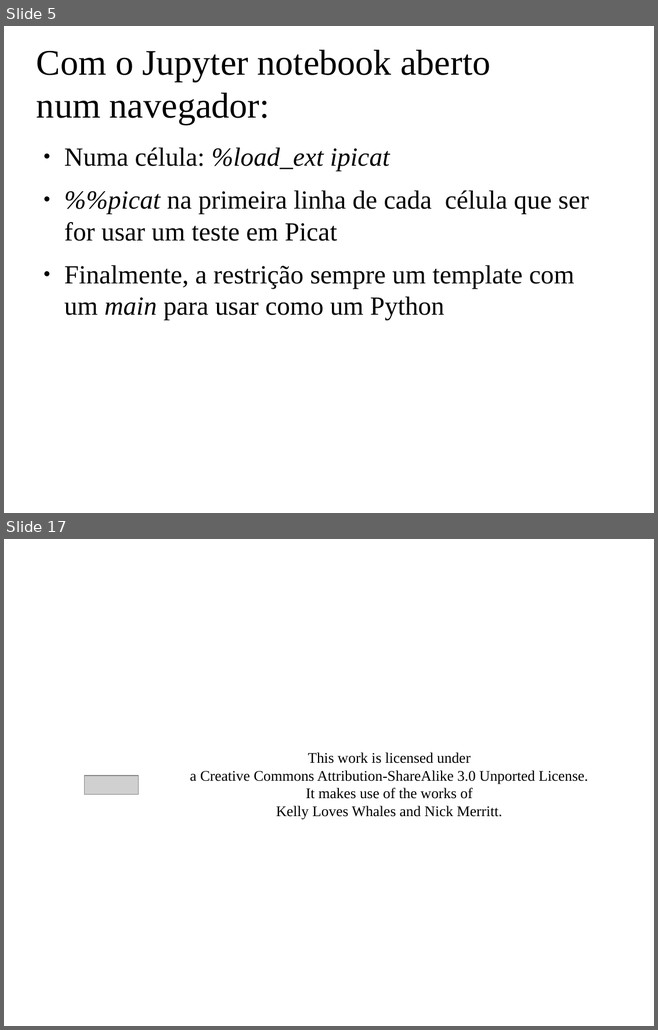
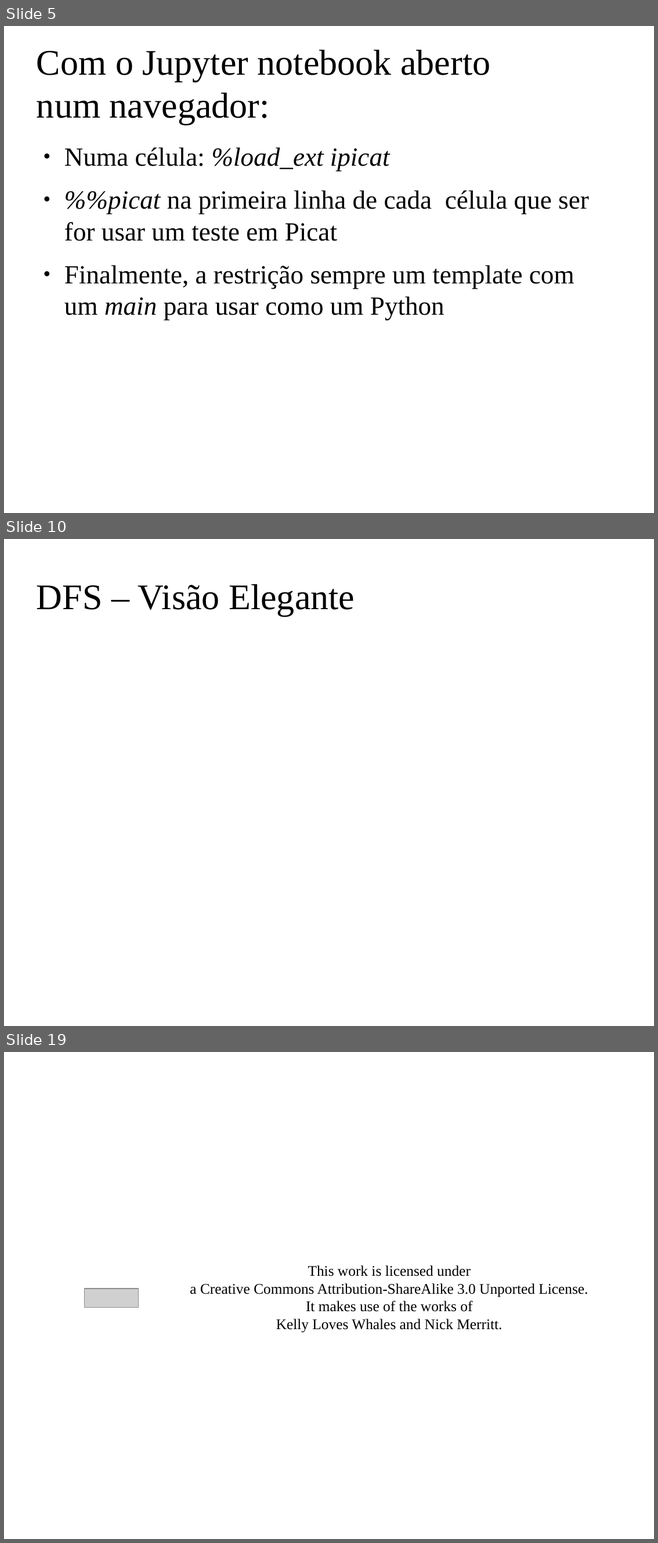
Before and after one commit to claudiosa/CCS, a slide deck: picat/YOUTUBE_dfs_jupyter_picat/slides_picat_jupyter_dfs.odp. Shown one above the other, each under a label of ours: slides 5 and 17 before the commit, slides 5, 10 and 19 after it; the slides between them are not shown. The pictures are 658x1030 and 658x1543 pixels, drawn with LibreOffice and Linux fonts; fonts in the diff are those of the drawing; grey boxes stand for pictures; background and template pictures are left out. Boxes give left, top, right and bottom in pixels: in the first picture for what was removed or moved away, otherwise in the second. Text is boxed around its words. In the diff, an @@ line names an element or a change of style, - is before the commit and + after.

```diff
--- a/picat/YOUTUBE_dfs_jupyter_picat/slides_picat_jupyter_dfs.odp
+++ b/picat/YOUTUBE_dfs_jupyter_picat/slides_picat_jupyter_dfs.odp
@@ slide 10 added at [4, 539, 654, 1026], background picture (left out) @@
@@ title added at [36, 584, 354, 616], 44 pt, text #000000 @@
+DFS – Visão Elegante
@@ what was slide 17 is now slide 19 @@
```
Also in this commit, not shown: 2 slides changed, 2 other slides added, 1 slide removed, 7 other files.
